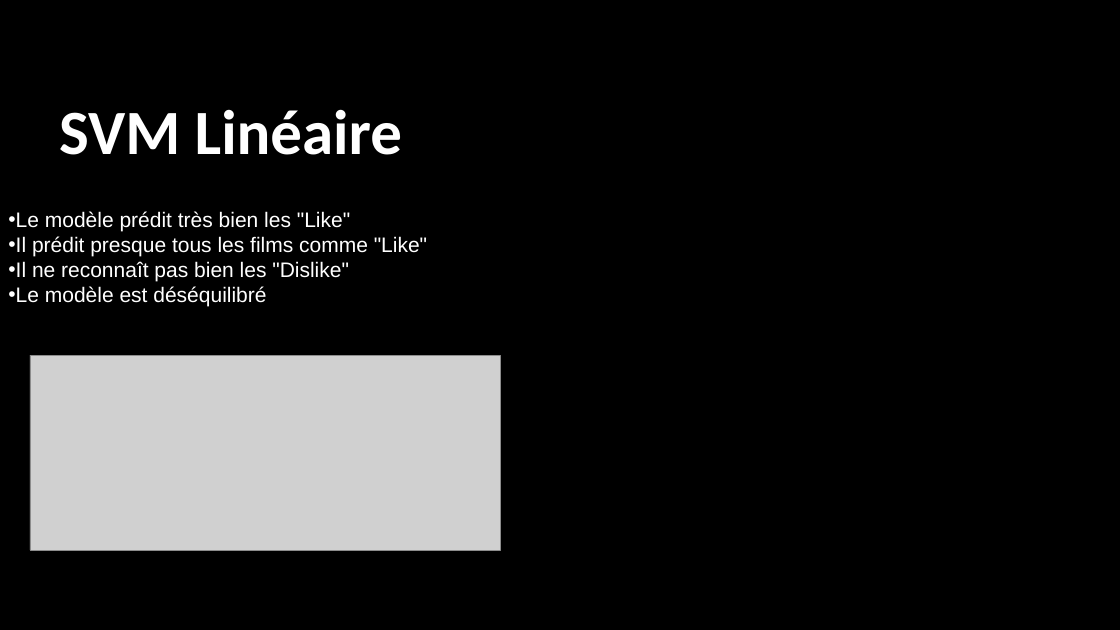
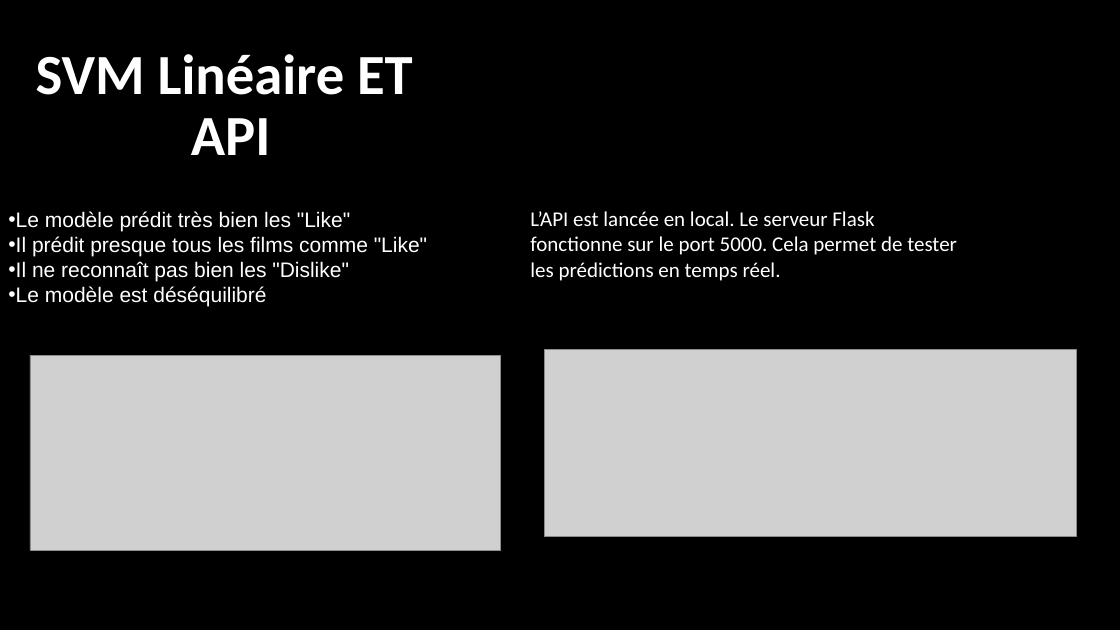
Before and after one commit to seguinx/Movie-Recommendation-System, a slide deck: slide 5 of RecFilmsUA3.pptx. Drawn at 1120x630 pixels with LibreOffice and Linux fonts; fonts in the diff are those of the drawing; grey boxes stand for pictures; background and template pictures are left out. Boxes give left, top, right and bottom in pixels: in the first picture for what was removed or moved away, otherwise in the second. Text is boxed around its words. In the diff, an @@ line names an element or a change of style, - is before the commit and + after.

```diff
--- a/RecFilmsUA3.pptx
+++ b/RecFilmsUA3.pptx
@@ title at <box>36,54,413,155</box>: text changed; size 54 to 48.6 pt @@
-SVM Linéaire
+SVM Linéaire ET API
@@ text added at <box>530,211,957,281</box>, 18 pt, text #FFFFFF @@
+L’API est lancée en local. Le serveur Flask fonctionne sur le port 5000. Cela permet de tester les prédictions en temps réel.
@@ picture added at <box>544,350,1076,537</box> @@
```
Also in this commit, not shown: 1 slide added, 1 slide removed, 1 other file.
